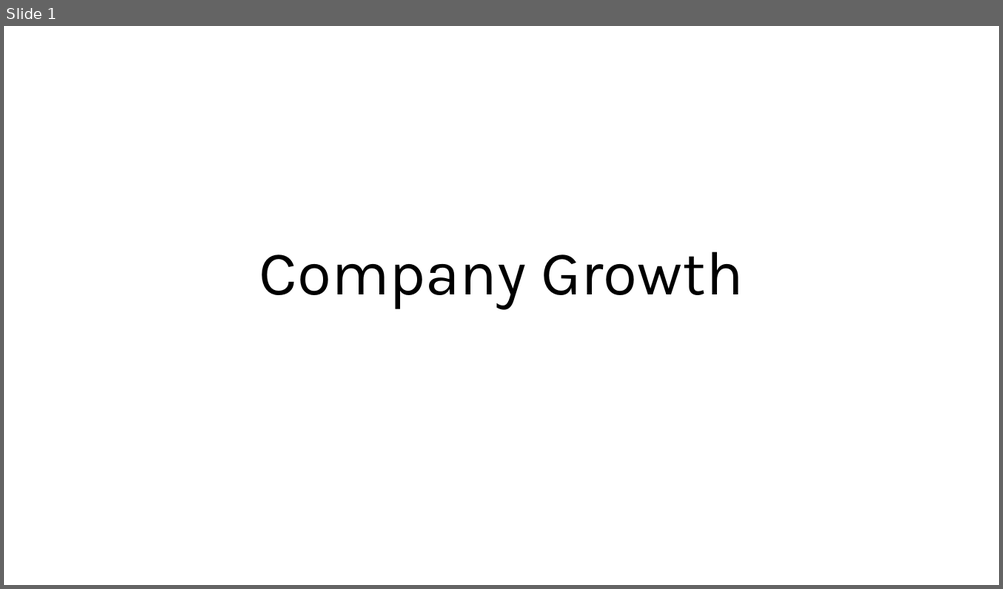
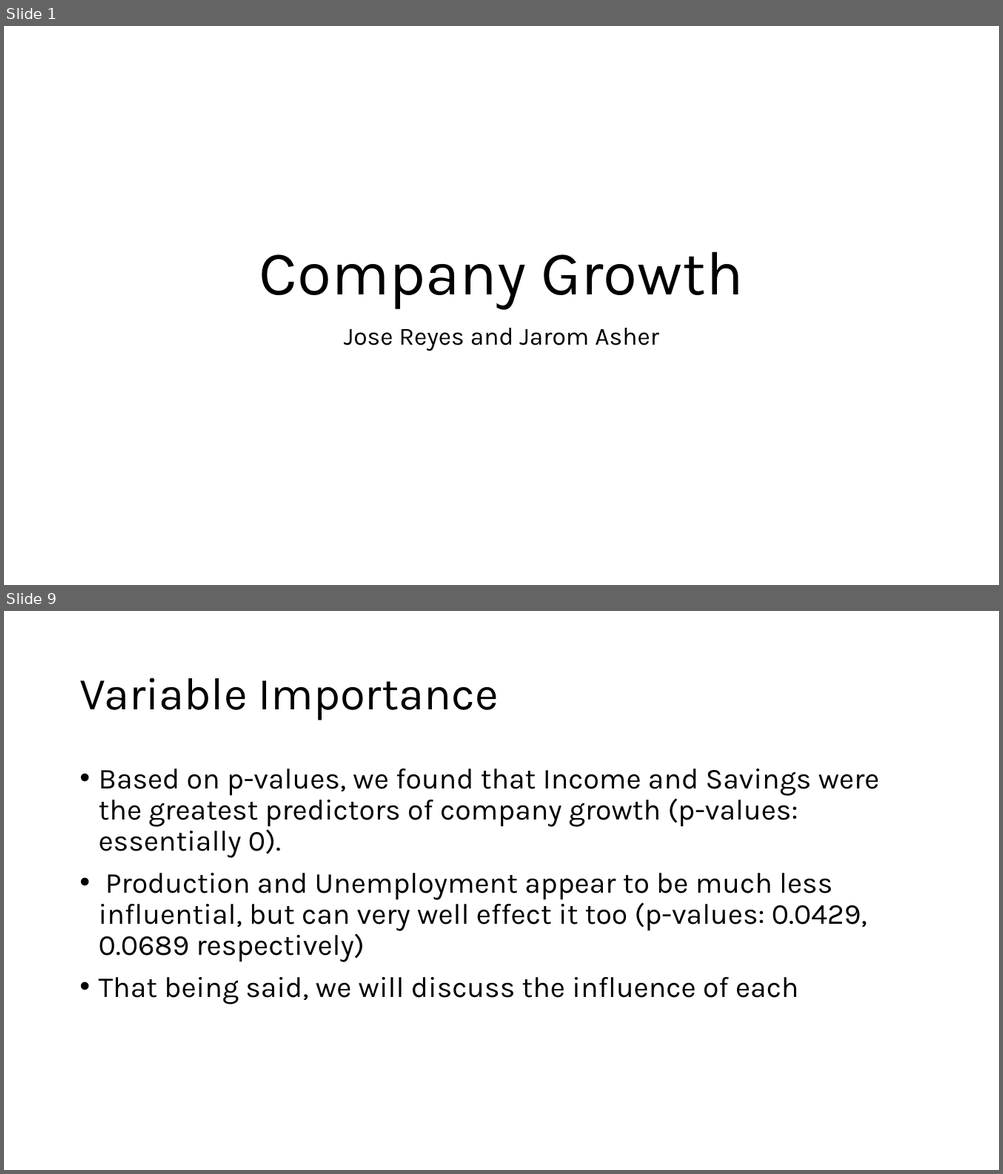
Before and after one commit to jerhomie2/CompanyGrowth, a slide deck: Company Growth.pptx. Shown one above the other, each under a label of ours: slide 1 before the commit, slides 1 and 9 after it; the slides between them are not shown. The pictures are 1003x589 and 1003x1174 pixels, drawn with LibreOffice and Linux fonts; fonts in the diff are those of the drawing. Boxes give left, top, right and bottom in pixels: in the first picture for what was removed or moved away, otherwise in the second. Text is boxed around its words. In the diff, an @@ line names an element or a change of style, - is before the commit and + after.

```diff
--- a/Company Growth.pptx
+++ b/Company Growth.pptx
@@ slide 9 added at (4, 611, 999, 1170), background #FFFFFF @@
@@ title added at (79, 678, 498, 721), 44 pt, text #000000 @@
+Variable Importance
@@ text added at (99, 769, 879, 1005), 28 pt, text #000000 @@
+• Based on p-values, we found that Income and Savings were the greatest predictors of company growth (p-values: essentially 0).
+• Production and Unemployment appear to be much less influential, but can very well effect it too (p-values: 0.0429, 0.0689 respectively)
+• That being said, we will discuss the influence of each
@@ slide 1 changed as well @@
@@ subtitle added at (344, 328, 659, 352), 24 pt, text #000000 @@
+Jose Reyes and Jarom Asher
```
Also in this commit, not shown: 8 other slides added.
